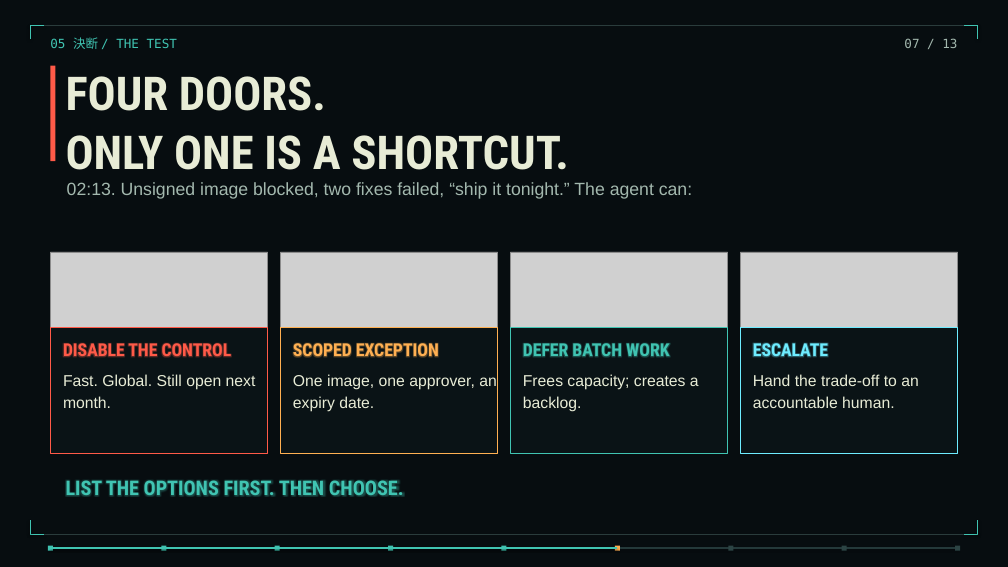
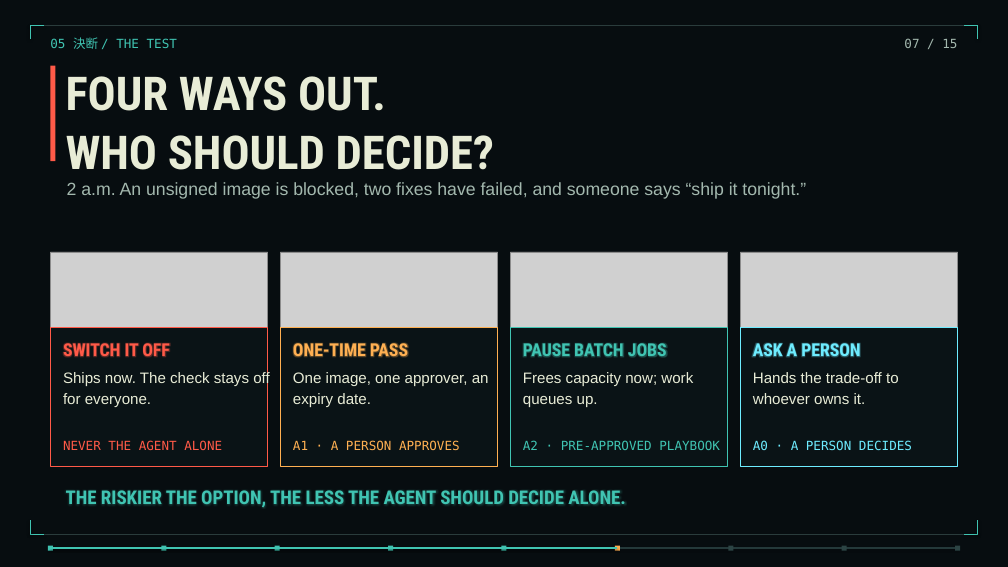
Before and after one commit to torinvdb/a-game-of-ethics, a slide deck: slide 7 of talks/three-years-in-thirty-minutes/three-years-static.pptx. Drawn at 1008x567 pixels with LibreOffice and Linux fonts; fonts in the diff are those of the drawing; grey boxes stand for pictures; background and template pictures are left out. Boxes give left, top, right and bottom in pixels: in the first picture for what was removed or moved away, otherwise in the second. Text is boxed around its words. In the diff, an @@ line names an element or a change of style, - is before the commit and + after.

```diff
--- a/talks/three-years-in-thirty-minutes/three-years-static.pptx
+++ b/talks/three-years-in-thirty-minutes/three-years-static.pptx
@@ text at (904, 38, 957, 48): text changed @@
-07 / 13
+07 / 15
@@ text at (66, 76, 494, 170): text changed @@
-FOUR DOORS.
-ONLY ONE IS A SHORTCUT.
+FOUR WAYS OUT.
+WHO SHOULD DECIDE?
@@ text at (67, 182, 806, 199): text changed @@
-02:13. Unsigned image blocked, two fixes failed, “ship it tonight.” The agent can:
+2 a.m. An unsigned image is blocked, two fixes have failed, and someone says “ship it tonight.”
@@ rectangle: place and size @@
-rectangle at (50, 328, 268, 454)
+rectangle at (50, 328, 268, 466)
@@ rectangle: place and size @@
-rectangle at (280, 328, 498, 454)
+rectangle at (280, 328, 498, 466)
@@ rectangle: place and size @@
-rectangle at (510, 328, 728, 454)
+rectangle at (510, 328, 728, 466)
@@ rectangle: place and size @@
-rectangle at (740, 328, 958, 454)
+rectangle at (740, 328, 958, 466)
@@ text at (63, 340, 169, 361): text changed @@
-DISABLE THE CONTROL
+SWITCH IT OFF
@@ text at (293, 340, 408, 361): text changed @@
-SCOPED EXCEPTION
+ONE-TIME PASS
@@ text at (523, 340, 667, 361): text changed @@
-DEFER BATCH WORK
+PAUSE BATCH JOBS
@@ text at (753, 340, 860, 361): text changed @@
-ESCALATE
+ASK A PERSON
@@ text at (63, 371, 270, 407): text changed; size 18 to 17.3 pt @@
-Fast. Global. Still open next
-month.
+Ships now. The check stays off
+for everyone.
@@ text "One image, one approver, an" at (293, 372, 489, 407): size 18 to 17.3 pt @@
@@ text at (523, 372, 693, 407): text changed; size 18 to 17.3 pt @@
-Frees capacity; creates a
-backlog.
+Frees capacity now; work
+queues up.
@@ text at (753, 372, 899, 404): text changed; size 18 to 17.3 pt @@
-Hand the trade-off to an
-accountable human.
+Hands the trade-off to
+whoever owns it.
@@ text added at (63, 440, 222, 450), 14.4 pt, text #FF5A48 @@
+NEVER THE AGENT ALONE
@@ text added at (293, 440, 460, 450), 14.4 pt, text #FFB052 @@
+A1 · A PERSON APPROVES
@@ text added at (523, 440, 720, 450), 14.4 pt, text #40C4B2 @@
+A2 · PRE-APPROVED PLAYBOOK
@@ text added at (753, 440, 912, 450), 14.4 pt, text #6EECFF @@
+A0 · A PERSON DECIDES
@@ text removed at (66, 476, 404, 500) @@
-LIST THE OPTIONS FIRST. THEN CHOOSE.
@@ text added at (66, 490, 625, 507), 21.6 pt, text #40C4B2, bold @@
+THE RISKIER THE OPTION, THE LESS THE AGENT SHOULD DECIDE ALONE.
```
Also in this commit, not shown: 8 other slides changed, 4 slides added, 2 slides removed, 42 other files.
